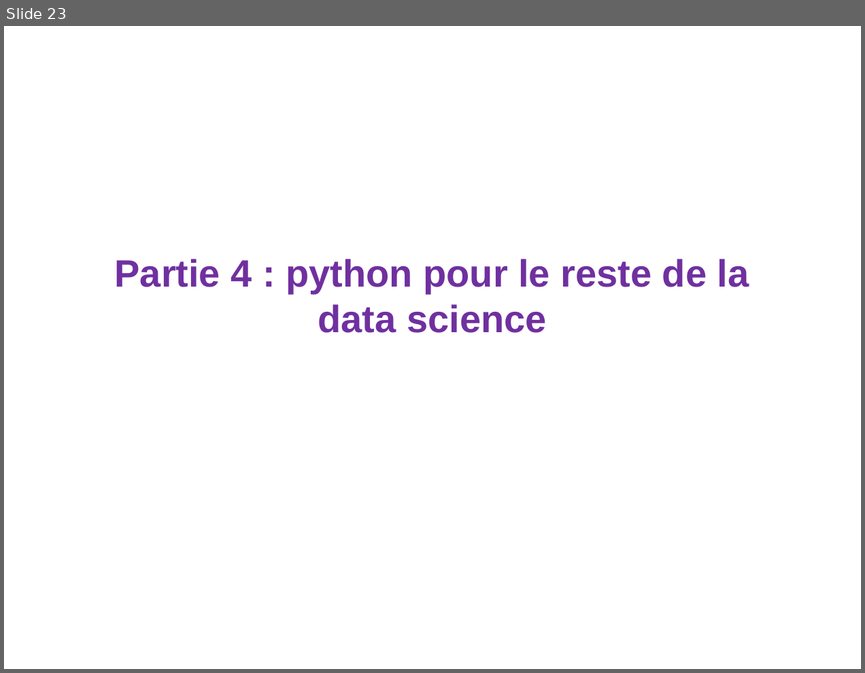
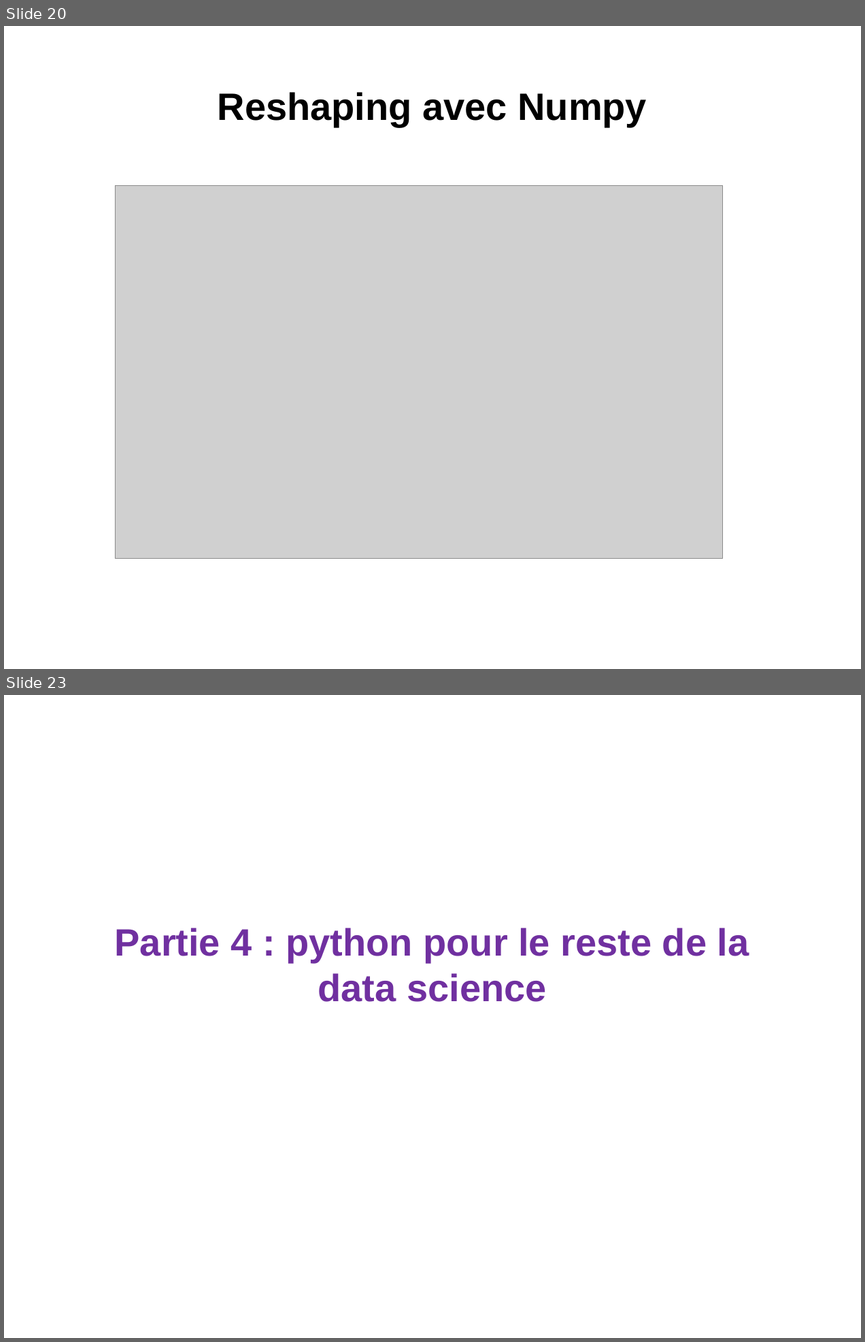
Before and after one commit to loicmidy/formation-python, a slide deck: formation python.pptx. Shown one above the other, each under a label of ours: slide 23 before the commit, slides 20 and 23 after it; the slides between them are not shown. The pictures are 865x673 and 865x1342 pixels, drawn with LibreOffice and Linux fonts; fonts in the diff are those of the drawing; grey boxes stand for pictures. Boxes give left, top, right and bottom in pixels: in the first picture for what was removed or moved away, otherwise in the second. Text is boxed around its words. In the diff, an @@ line names an element or a change of style, - is before the commit and + after.

```diff
--- a/formation python.pptx
+++ b/formation python.pptx
@@ slide 20 added at (4, 26, 861, 669), background #FFFFFF @@
@@ title added at (218, 92, 647, 127), 32 pt, text #000000, bold @@
+Reshaping avec Numpy
@@ picture added at (116, 185, 723, 558) @@
```
Also in this commit, not shown: 1 slide changed, 1 other slide added, 2 slides removed, 4 other files.
